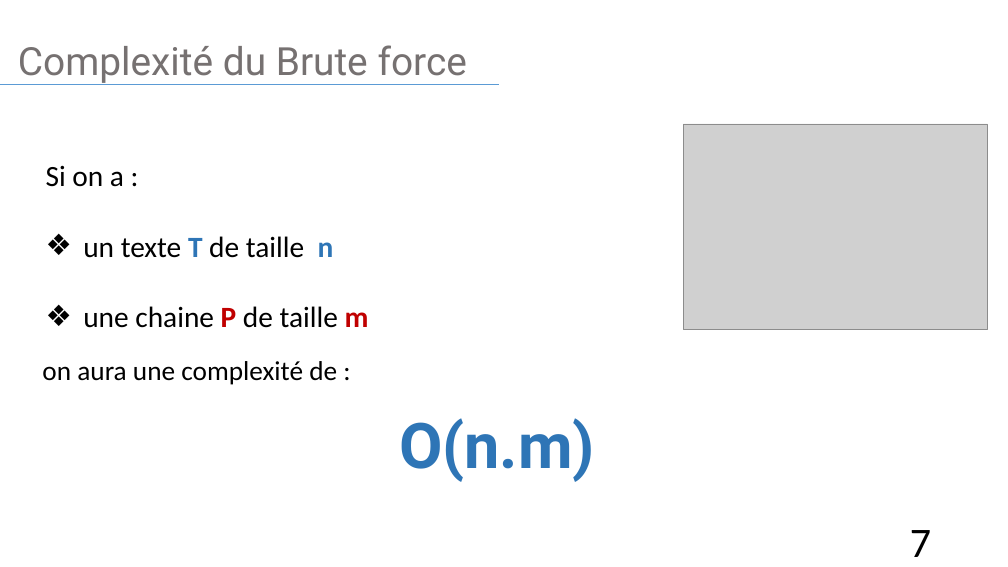
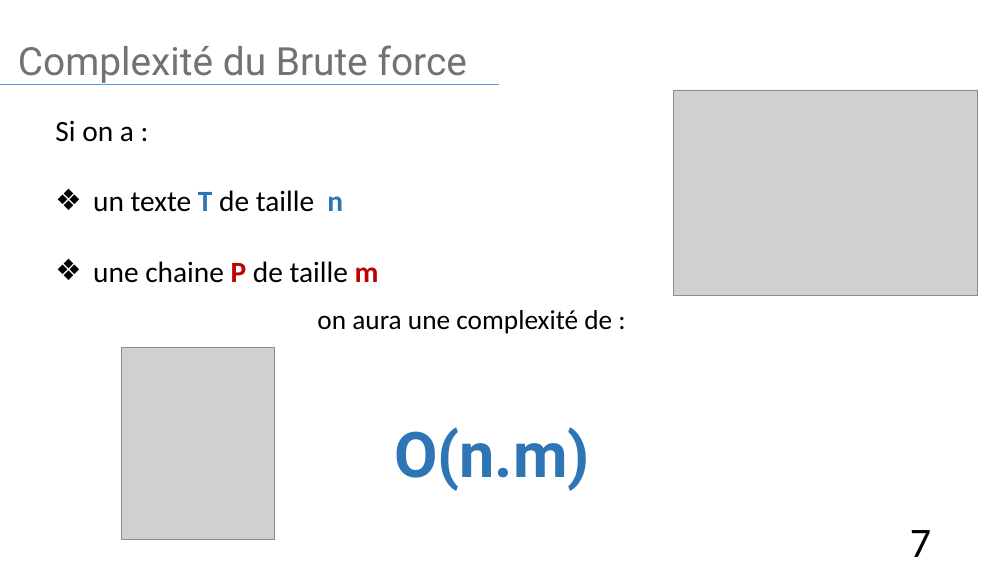
Before and after one commit to HouariZegai/academic-projects, a slide deck: slide 7 of CA/Project/Presentation-Projet-KMP.pptx. Drawn at 1008x567 pixels with LibreOffice and Linux fonts; fonts in the diff are those of the drawing; grey boxes stand for pictures. Boxes give left, top, right and bottom in pixels: in the first picture for what was removed or moved away, otherwise in the second. Text is boxed around its words. In the diff, an @@ line names an element or a change of style, - is before the commit and + after.

```diff
--- a/CA/Project/Presentation-Projet-KMP.pptx
+++ b/CA/Project/Presentation-Projet-KMP.pptx
@@ text "Si on a :": place and size @@
-text "Si on a :" at (46,165,369,328)
+text "Si on a :" at (55,121,379,283)
@@ picture: place and size @@
-picture at (684,124,988,330)
+picture at (673,90,977,296)
@@ text "on aura une complexité de ...": place and size @@
-text "on aura une complexité de ..." at (42,361,337,385)
+text "on aura une complexité de ..." at (317,310,612,334)
@@ picture added at (121,348,274,540) @@
@@ text "O(n.m)": place and size @@
-text "O(n.m)" at (399,418,595,482)
+text "O(n.m)" at (394,427,590,491)
```
Also in this commit, not shown: 7 other slides changed, 1 slide added, 6 other files.
